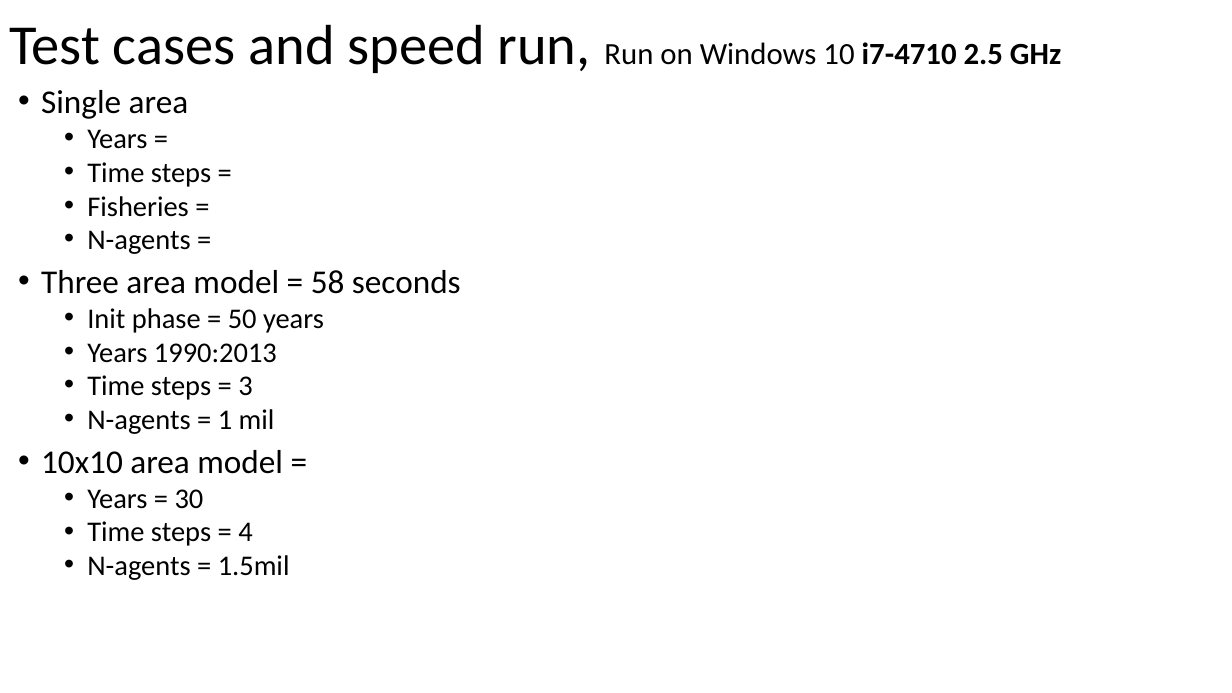
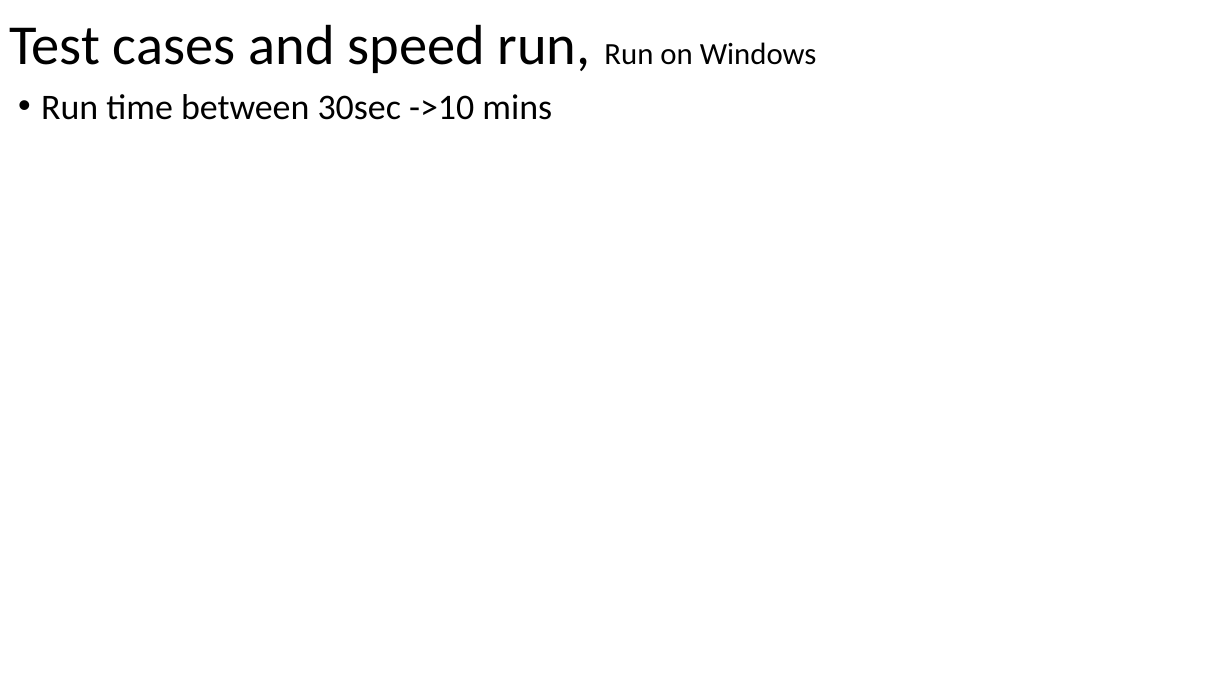
Before and after one commit to Craig44/CABM, a slide deck: slide 11 of Documentation/Presentations/SILC.pptx. Drawn at 1232x693 pixels with LibreOffice and Linux fonts; fonts in the diff are those of the drawing. Boxes give left, top, right and bottom in pixels: in the first picture for what was removed or moved away, otherwise in the second. Text is boxed around its words. In the diff, an @@ line names an element or a change of style, - is before the commit and + after.

```diff
--- a/Documentation/Presentations/SILC.pptx
+++ b/Documentation/Presentations/SILC.pptx
@@ title at (9, 24, 817, 73): text changed; size 24 to 44 pt @@
-Test cases and speed run, Run on Windows 10 i7-4710 2.5 GHz
+Test cases and speed run, Run on Windows
@@ text at (41, 94, 552, 120): text changed; size 22.2 to 28 pt @@
-• Single area
-  • Years =
-  • Time steps =
-  • Fisheries =
-  • N-agents =
-• Three area model = 58 seconds
-  • Init phase = 50 years
-  • Years 1990:2013
-  • Time steps = 3
-  • N-agents = 1 mil
-• 10x10 area model =
-  • Years = 30
-  • Time steps = 4
-  • N-agents = 1.5mil
+• Run time between 30sec ->10 mins
```
Also in this commit, not shown: 3 other slides changed, 1 slide removed.
